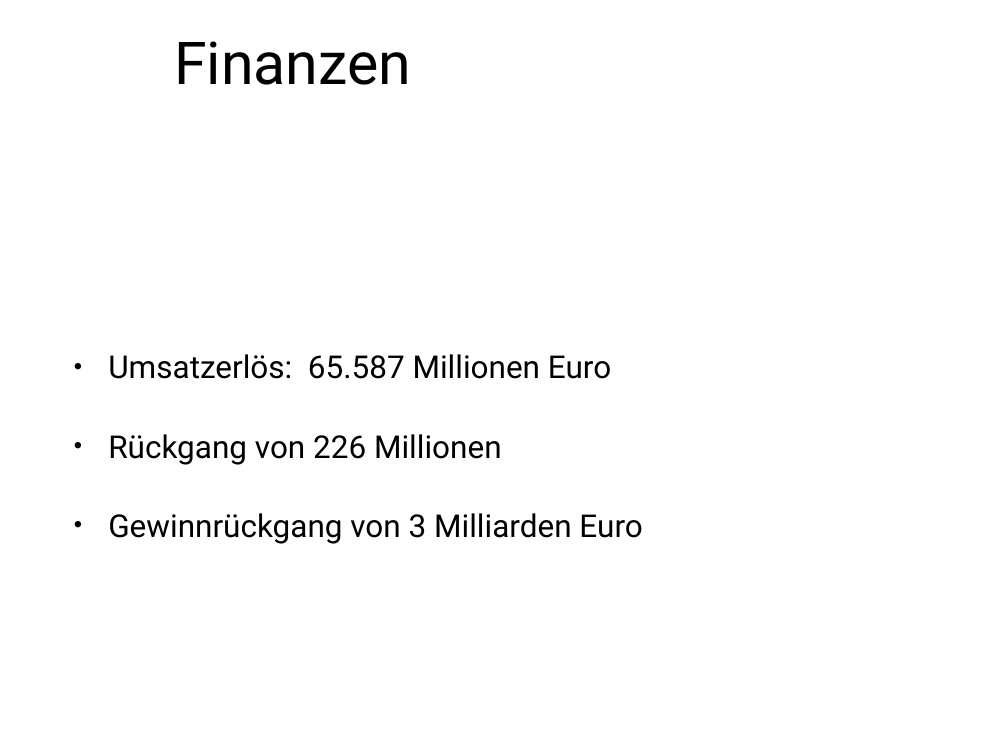
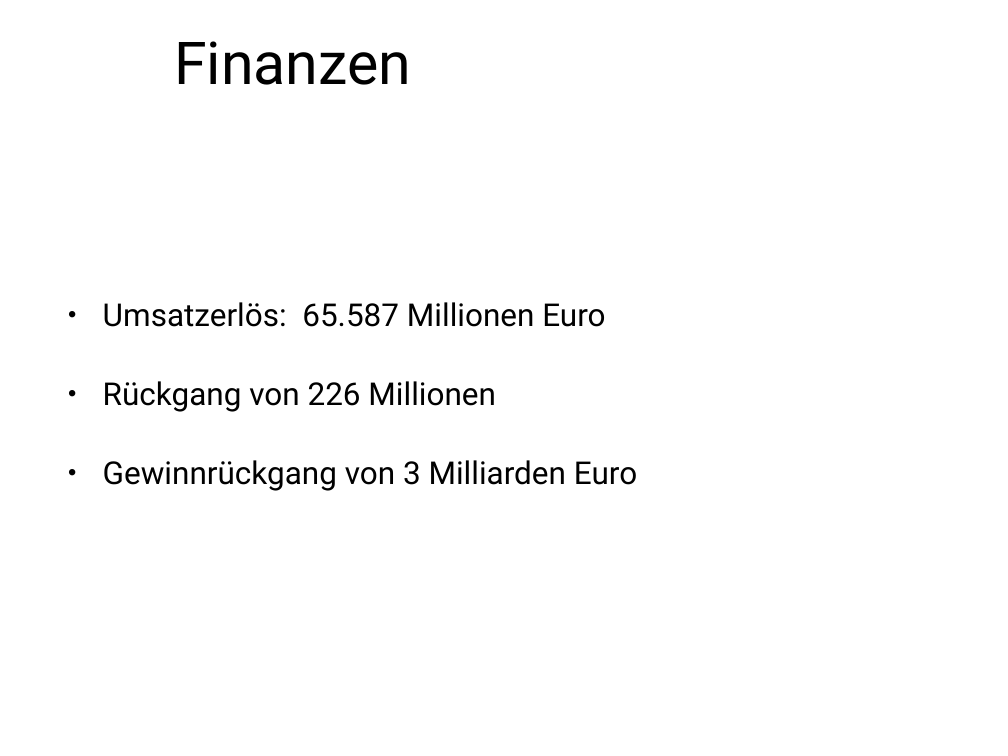
Before and after one commit to hsiegel-tgm/ERPEval, a slide deck: slide 6 of Presentation.pptx (slide 11 before the commit). Drawn at 1008x756 pixels with LibreOffice and Linux fonts; fonts in the diff are those of the drawing; background and template pictures are left out. Boxes give left, top, right and bottom in pixels: in the first picture for what was removed or moved away, otherwise in the second. Text is boxed around its words. In the diff, an @@ line names an element or a change of style, - is before the commit and + after.

```diff
--- a/Presentation.pptx
+++ b/Presentation.pptx
@@ text "Umsatzerlös: 65.587 Millionen Euro": place and size @@
-text "Umsatzerlös: 65.587 Millionen Euro" at box(108, 354, 642, 544)
+text "Umsatzerlös: 65.587 Millionen Euro" at box(103, 302, 637, 491)
```
Also in this commit, not shown: 10 other slides changed, 2 slides added, 1 other file.
